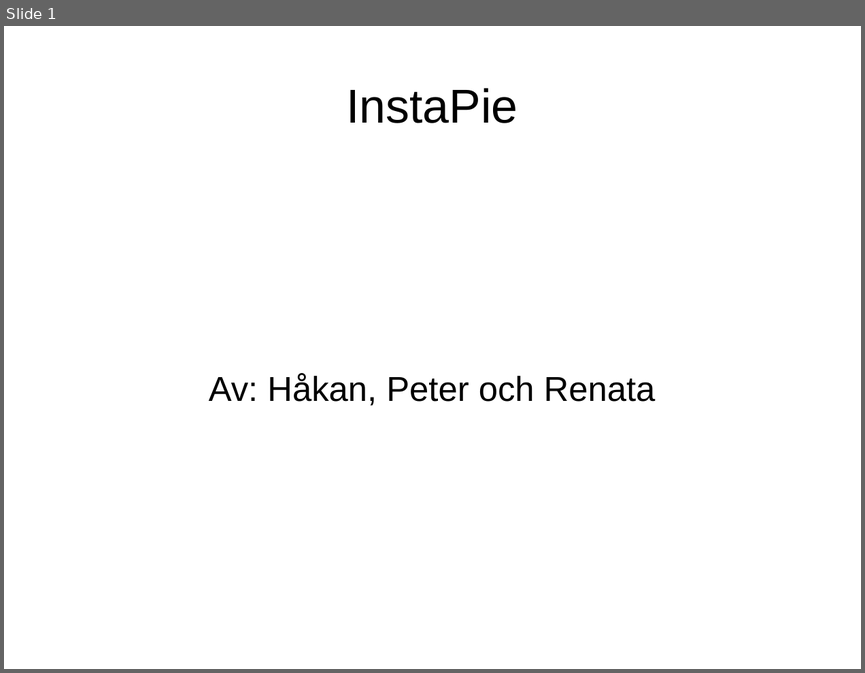
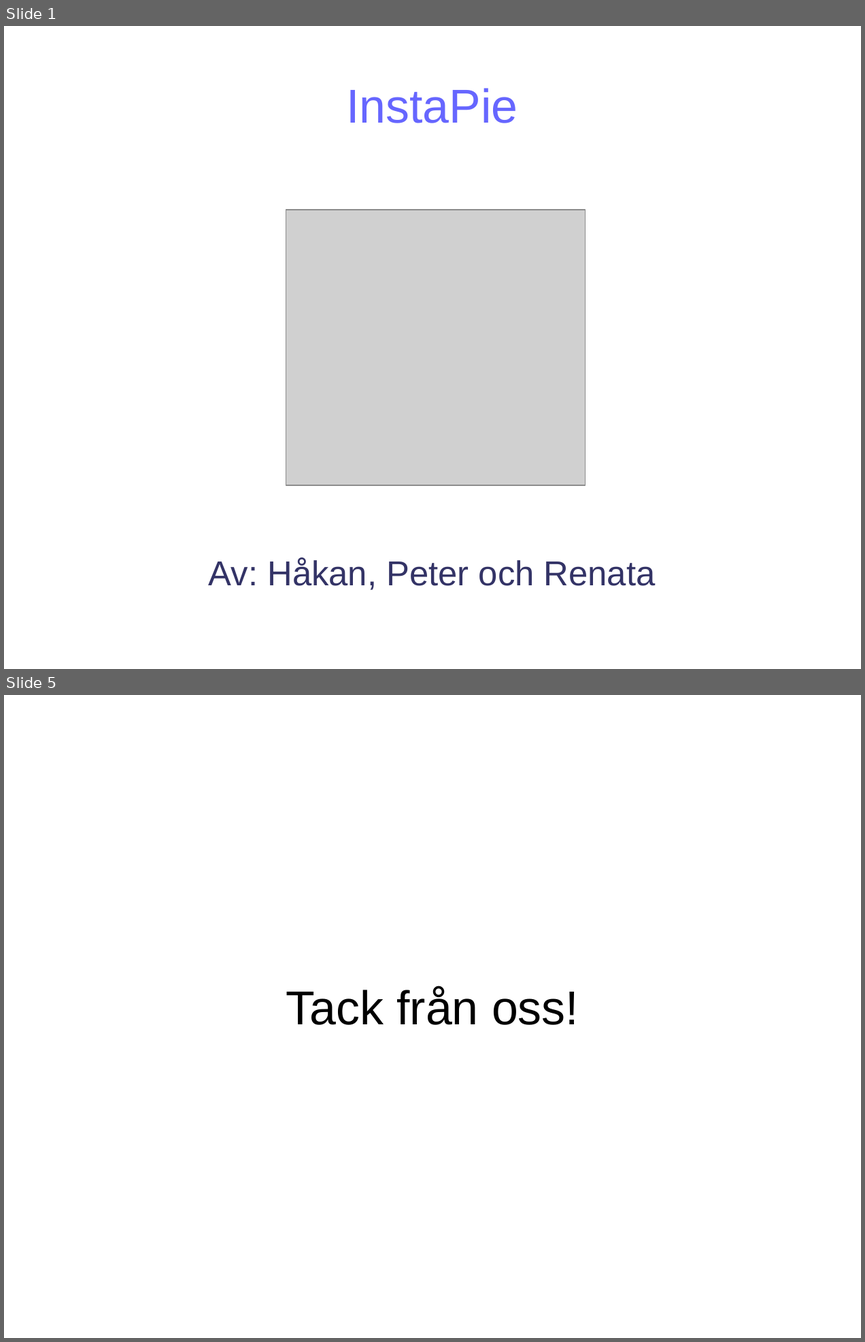
Before and after one commit to HakanHallberg/InstaPie, a slide deck: InstaPie.ppt. Shown one above the other, each under a label of ours: slide 1 before the commit, slides 1 and 5 after it; the slides between them are not shown. The pictures are 865x673 and 865x1342 pixels, drawn with LibreOffice and Linux fonts; fonts in the diff are those of the drawing; grey boxes stand for pictures; background and template pictures are left out. Boxes give left, top, right and bottom in pixels: in the first picture for what was removed or moved away, otherwise in the second. Text is boxed around its words. In the diff, an @@ line names an element or a change of style, - is before the commit and + after.

```diff
--- a/InstaPie.ppt
+++ b/InstaPie.ppt
@@ slide 5 added at bbox=[4, 695, 861, 1338], background picture (left out) @@
@@ title added at bbox=[286, 986, 579, 1025], 44 pt, text #000000 @@
+Tack från oss!
@@ slide 1 changed as well @@
@@ title "InstaPie" at bbox=[346, 88, 517, 123]: text colour #000000 to #6666FF @@
@@ picture added at bbox=[286, 210, 585, 485] @@
@@ subtitle "Av: Håkan, Peter och Renata": place and size @@
-subtitle "Av: Håkan, Peter och Renata" at bbox=[209, 373, 655, 405]
+subtitle "Av: Håkan, Peter och Renata" at bbox=[209, 558, 655, 590]
@@ subtitle "Av: Håkan, Peter och Renata" at bbox=[209, 558, 655, 590]: text colour #000000 to #333366 @@
```
Also in this commit, not shown: 3 other slides added.
